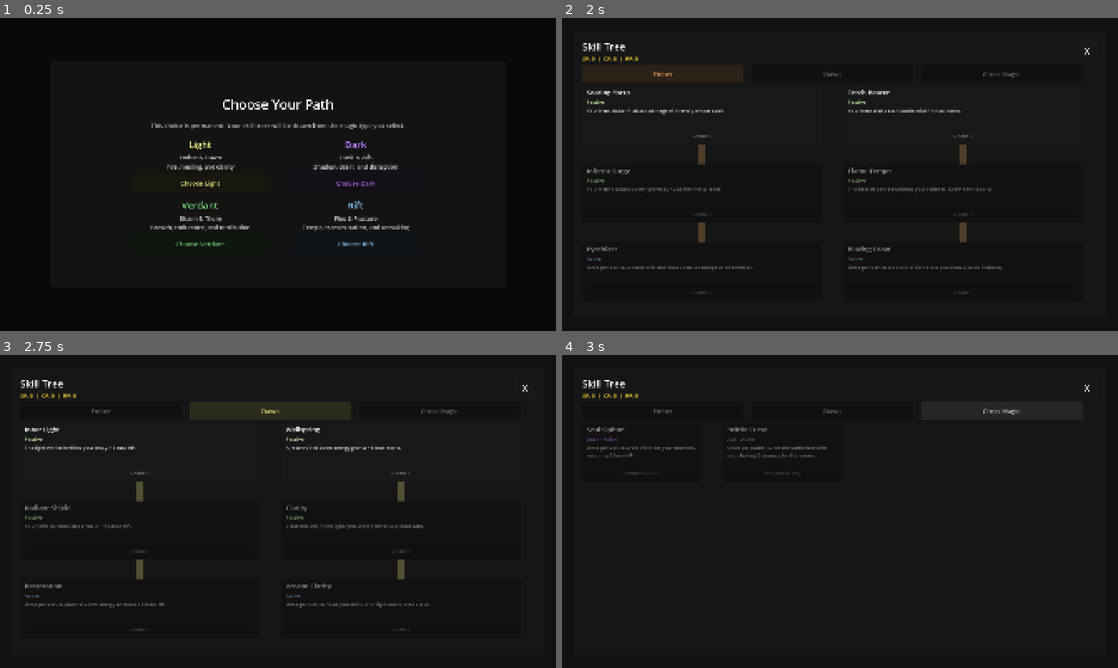
Above: before the commit, frames 1-4 (two rows, left to right).
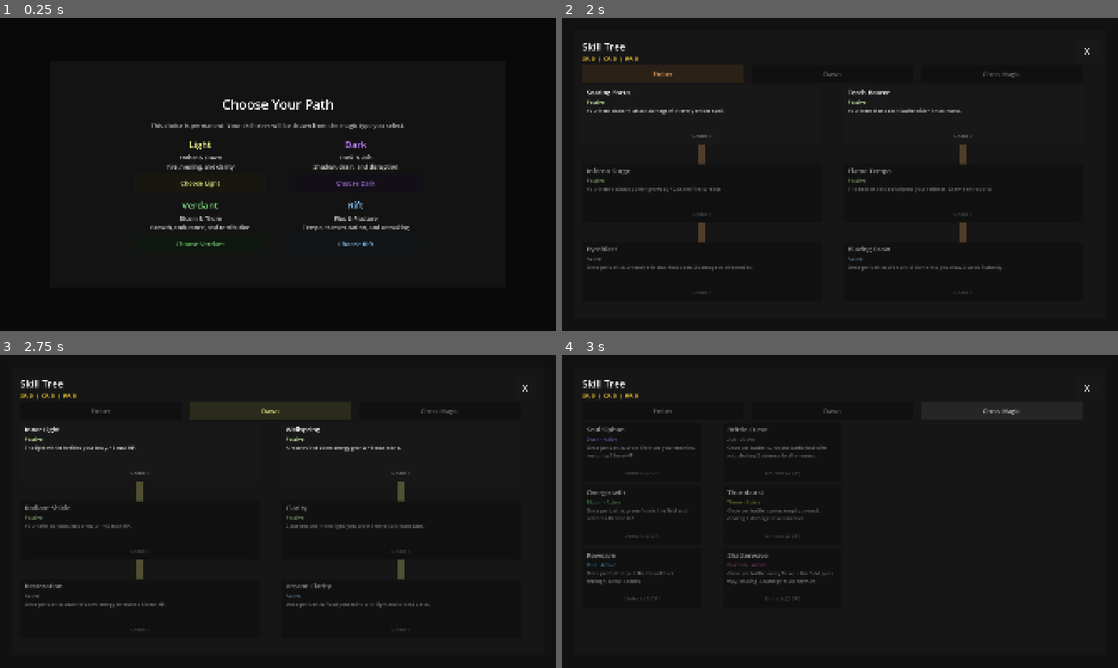
Above: after the commit, the same moments.

Repository: ChrisPauly97/pear-pudding-godot
Game: Godot game, scene res://scenes/ui/SkillTreeScene.tscn
Two runs of this game, one before a commit and one after it. Both use one fixed random seed, a clock stepped at 60 frames per second and the inputs below. This scene is started directly instead of the project's main scene. Sound files missing from this copy of the repository are replaced by a short silence.
Inputs:
- Up to frame 1 (0.25 s): no input
- Up to frame 2 (2 s): click "Choose Light" at 0.5 s; click "Ember" at 1.25 s
- Up to frame 3 (2.75 s): click "Dawn" at 2 s
- Up to frame 4 (3 s): click "Cross-Magic" at 2.75 s

Frames 1-3 are identical in both runs. In frame 4, 0.9% of the frame differs, in the area x 4-49%, y 43-79%.

Commit message:
TID-476: Bloom / Thorn / Flux / Fracture skill resources
24 SkillData resources (6 per branch) giving Verdant and Rift the same
two three-deep prerequisite chains every existing branch uses, with one
cross-purchasable active per branch.

Effect magnitudes mirror the Light/Dark skill at the same tree position,
so the new trees are power-neutral. No new effect_type values: BattleScene
already applies all four passive and all four active types generically.

Co-Authored-By: Claude Opus 5 <noreply@anthropic.com>
Claude-Session: https://claude.ai/code/session_019J33aZ23avcKSt8nRMn1AX

Diff:
--- a/autoloads/SkillRegistry.gd
+++ b/autoloads/SkillRegistry.gd
@@ -5,6 +5,30 @@
 # scanner includes these files in the Android APK. Add a line here whenever a
 # new skill .tres is created.
 const _S_ASH_BONE_ARMOUR     := preload("res://data/skills/ash_bone_armour.tres")
+const _S_BLOOM_BOUNTIFUL_HARVEST   := preload("res://data/skills/bloom_bountiful_harvest.tres")
+const _S_BLOOM_DEEP_ROOTS          := preload("res://data/skills/bloom_deep_roots.tres")
+const _S_BLOOM_FIRST_SHOOTS        := preload("res://data/skills/bloom_first_shoots.tres")
+const _S_BLOOM_OVERGROWTH          := preload("res://data/skills/bloom_overgrowth.tres")
+const _S_BLOOM_SEEDLING            := preload("res://data/skills/bloom_seedling.tres")
+const _S_BLOOM_SUNWARD_REACH       := preload("res://data/skills/bloom_sunward_reach.tres")
+const _S_FLUX_KINETIC_CHARGE       := preload("res://data/skills/flux_kinetic_charge.tres")
+const _S_FLUX_LEYWARD_FOCUS        := preload("res://data/skills/flux_leyward_focus.tres")
+const _S_FLUX_MANA_SURGE           := preload("res://data/skills/flux_mana_surge.tres")
+const _S_FLUX_PHASE_SHIFT          := preload("res://data/skills/flux_phase_shift.tres")
+const _S_FLUX_REWEAVE              := preload("res://data/skills/flux_reweave.tres")
+const _S_FLUX_UNSTABLE_FORM        := preload("res://data/skills/flux_unstable_form.tres")
+const _S_FRACTURE_FAULT_LINE       := preload("res://data/skills/fracture_fault_line.tres")
+const _S_FRACTURE_HAIRLINE_CRACK   := preload("res://data/skills/fracture_hairline_crack.tres")
+const _S_FRACTURE_HOLLOW_CORE      := preload("res://data/skills/fracture_hollow_core.tres")
+const _S_FRACTURE_SCAVENGED_SHARDS := preload("res://data/skills/fracture_scavenged_shards.tres")
+const _S_FRACTURE_SHATTERWAVE      := preload("res://data/skills/fracture_shatterwave.tres")
+const _S_FRACTURE_SPLINTERING      := preload("res://data/skills/fracture_splintering.tres")
+const _S_THORN_BARBED_GROWTH       := preload("res://data/skills/thorn_barbed_growth.tres")
+const _S_THORN_BRAMBLE_WALL        := preload("res://data/skills/thorn_bramble_wall.tres")
+const _S_THORN_RAMPANT_VINES       := preload("res://data/skills/thorn_rampant_vines.tres")
+const _S_THORN_SECOND_BLOOM        := preload("res://data/skills/thorn_second_bloom.tres")
+const _S_THORN_THORNBURST          := preload("res://data/skills/thorn_thornburst.tres")
+const _S_THORN_WILD_SAP            := preload("res://data/skills/thorn_wild_sap.tres")
 const _S_ASH_BRITTLE_CURSE   := preload("res://data/skills/ash_brittle_curse.tres")
 const _S_ASH_BRITTLE_EDGE    := preload("res://data/skills/ash_brittle_edge.tres")
 const _S_ASH_CINDERHEART     := preload("res://data/skills/ash_cinderheart.tres")
@@ -45,6 +69,18 @@
 		_S_DUSK_SHADOW_WELL, _S_DUSK_SOUL_SIPHON, _S_DUSK_VOID_TEMPO,
 		_S_EMBER_BLAZING_DRAW, _S_EMBER_FLAME_TEMPO, _S_EMBER_INFERNO_SURGE,
 		_S_EMBER_PYROBLAST, _S_EMBER_SEARING_FOCUS, _S_EMBER_TORCH_BEARER,
+		_S_BLOOM_BOUNTIFUL_HARVEST, _S_BLOOM_DEEP_ROOTS,
+		_S_BLOOM_FIRST_SHOOTS, _S_BLOOM_OVERGROWTH,
+		_S_BLOOM_SEEDLING, _S_BLOOM_SUNWARD_REACH,
+		_S_THORN_BARBED_GROWTH, _S_THORN_BRAMBLE_WALL,
+		_S_THORN_RAMPANT_VINES, _S_THORN_SECOND_BLOOM,
+		_S_THORN_THORNBURST, _S_THORN_WILD_SAP,
+		_S_FLUX_KINETIC_CHARGE, _S_FLUX_LEYWARD_FOCUS,
+		_S_FLUX_MANA_SURGE, _S_FLUX_PHASE_SHIFT,
+		_S_FLUX_REWEAVE, _S_FLUX_UNSTABLE_FORM,
+		_S_FRACTURE_FAULT_LINE, _S_FRACTURE_HAIRLINE_CRACK,
+		_S_FRACTURE_HOLLOW_CORE, _S_FRACTURE_SCAVENGED_SHARDS,
+		_S_FRACTURE_SHATTERWAVE, _S_FRACTURE_SPLINTERING,
 	], "SkillRegistry")
 
 static func get_skill(id: String) -> SkillData:
--- a/data/SkillData.gd
+++ b/data/SkillData.gd
@@ -12,7 +12,8 @@
 @export var prerequisites: Array[String] = []
 @export var tree_row: int = 0
 @export var tree_col: int = 0
-## "ember", "dawn", "dusk", or "ash"
+## One of the eight branches in MagicTypes.TYPES: "ember"/"dawn" (Light),
+## "dusk"/"ash" (Dark), "bloom"/"thorn" (Verdant), "flux"/"fracture" (Rift).
 @export var magic_branch: String = ""
 ## 0 = not cross-purchasable. >0 = costs this many corruption/redemption points.
 @export var alt_cost: int = 0
--- /dev/null
+++ b/data/skills/bloom_bountiful_harvest.tres
@@ -0,0 +1,17 @@
+[gd_resource type="Resource" script_class="SkillData" load_steps=2 format=3 uid="uid://92uz8aauz395"]
+
+[ext_resource type="Script" path="res://data/SkillData.gd" id="1_bloom_bountiful_harvest"]
+
+[resource]
+script = ExtResource("1_bloom_bountiful_harvest")
+id = "bloom_bountiful_harvest"
+display_name = "Bountiful Harvest"
+description = "Once per battle: everything you planted comes due at once. Gain 4 mana."
+skill_type = "active"
+effect_type = "active_mana"
+effect_value = 4
+prerequisites = ["bloom_sunward_reach"]
+tree_row = 2
+tree_col = 3
+magic_branch = "bloom"
+alt_cost = 0
--- /dev/null
+++ b/data/skills/bloom_deep_roots.tres
@@ -0,0 +1,17 @@
+[gd_resource type="Resource" script_class="SkillData" load_steps=2 format=3 uid="uid://184j0b2gd81m"]
+
+[ext_resource type="Script" path="res://data/SkillData.gd" id="1_bloom_deep_roots"]
+
+[resource]
+script = ExtResource("1_bloom_deep_roots")
+id = "bloom_deep_roots"
+display_name = "Deep Roots"
+description = "You draw strength from the ground itself. +15 max HP."
+skill_type = "passive"
+effect_type = "passive_hp"
+effect_value = 15
+prerequisites = ["bloom_seedling"]
+tree_row = 1
+tree_col = 0
+magic_branch = "bloom"
+alt_cost = 0
--- /dev/null
+++ b/data/skills/bloom_first_shoots.tres
@@ -0,0 +1,17 @@
+[gd_resource type="Resource" script_class="SkillData" load_steps=2 format=3 uid="uid://lgfzn2aviv7x"]
+
+[ext_resource type="Script" path="res://data/SkillData.gd" id="1_bloom_first_shoots"]
+
+[resource]
+script = ExtResource("1_bloom_first_shoots")
+id = "bloom_first_shoots"
+display_name = "First Shoots"
+description = "Something is always growing. Your hero starts each battle with +1 max mana."
+skill_type = "passive"
+effect_type = "passive_mana"
+effect_value = 1
+prerequisites = []
+tree_row = 0
+tree_col = 3
+magic_branch = "bloom"
+alt_cost = 0
--- /dev/null
+++ b/data/skills/bloom_overgrowth.tres
@@ -0,0 +1,17 @@
+[gd_resource type="Resource" script_class="SkillData" load_steps=2 format=3 uid="uid://k62v4j7oc0cc"]
+
+[ext_resource type="Script" path="res://data/SkillData.gd" id="1_bloom_overgrowth"]
+
+[resource]
+script = ExtResource("1_bloom_overgrowth")
+id = "bloom_overgrowth"
+display_name = "Overgrowth"
+description = "Once per battle: green floods the field and restores 10 hero HP."
+skill_type = "active"
+effect_type = "active_heal"
+effect_value = 10
+prerequisites = ["bloom_deep_roots"]
+tree_row = 2
+tree_col = 0
+magic_branch = "bloom"
+alt_cost = 2
--- /dev/null
+++ b/data/skills/bloom_seedling.tres
@@ -0,0 +1,17 @@
+[gd_resource type="Resource" script_class="SkillData" load_steps=2 format=3 uid="uid://gr4d9jewxi76"]
+
+[ext_resource type="Script" path="res://data/SkillData.gd" id="1_bloom_seedling"]
+
+[resource]
+script = ExtResource("1_bloom_seedling")
+id = "bloom_seedling"
+display_name = "Seedling"
+description = "Life gathers wherever you stand. +8 max HP."
+skill_type = "passive"
+effect_type = "passive_hp"
+effect_value = 8
+prerequisites = []
+tree_row = 0
+tree_col = 0
+magic_branch = "bloom"
+alt_cost = 0
--- /dev/null
+++ b/data/skills/bloom_sunward_reach.tres
@@ -0,0 +1,17 @@
+[gd_resource type="Resource" script_class="SkillData" load_steps=2 format=3 uid="uid://wz4bwewgd2p2"]
+
+[ext_resource type="Script" path="res://data/SkillData.gd" id="1_bloom_sunward_reach"]
+
+[resource]
+script = ExtResource("1_bloom_sunward_reach")
+id = "bloom_sunward_reach"
+display_name = "Sunward Reach"
+description = "You turn toward what feeds you. Draw 1 extra card."
+skill_type = "passive"
+effect_type = "passive_draw"
+effect_value = 1
+prerequisites = ["bloom_first_shoots"]
+tree_row = 1
+tree_col = 3
+magic_branch = "bloom"
+alt_cost = 0
--- /dev/null
+++ b/data/skills/flux_kinetic_charge.tres
@@ -0,0 +1,17 @@
+[gd_resource type="Resource" script_class="SkillData" load_steps=2 format=3 uid="uid://fmcud8qb7e67"]
+
+[ext_resource type="Script" path="res://data/SkillData.gd" id="1_flux_kinetic_charge"]
+
+[resource]
+script = ExtResource("1_flux_kinetic_charge")
+id = "flux_kinetic_charge"
+display_name = "Kinetic Charge"
+description = "Motion you borrowed from somewhere else. +2 hero attack."
+skill_type = "passive"
+effect_type = "passive_atk"
+effect_value = 2
+prerequisites = ["flux_unstable_form"]
+tree_row = 1
+tree_col = 3
+magic_branch = "flux"
+alt_cost = 0
--- /dev/null
+++ b/data/skills/flux_leyward_focus.tres
@@ -0,0 +1,17 @@
+[gd_resource type="Resource" script_class="SkillData" load_steps=2 format=3 uid="uid://jd3vtna1kgum"]
+
+[ext_resource type="Script" path="res://data/SkillData.gd" id="1_flux_leyward_focus"]
+
+[resource]
+script = ExtResource("1_flux_leyward_focus")
+id = "flux_leyward_focus"
+display_name = "Leyward Focus"
+description = "You stand where the currents cross. +1 max mana."
+skill_type = "passive"
+effect_type = "passive_mana"
+effect_value = 1
+prerequisites = []
+tree_row = 0
+tree_col = 0
+magic_branch = "flux"
+alt_cost = 0
--- /dev/null
+++ b/data/skills/flux_mana_surge.tres
@@ -0,0 +1,17 @@
+[gd_resource type="Resource" script_class="SkillData" load_steps=2 format=3 uid="uid://a9jhqzfclp2d"]
+
+[ext_resource type="Script" path="res://data/SkillData.gd" id="1_flux_mana_surge"]
+
+[resource]
+script = ExtResource("1_flux_mana_surge")
+id = "flux_mana_surge"
+display_name = "Mana Surge"
+description = "Once per battle: the rift gives back everything at once. Gain 4 mana."
+skill_type = "active"
+effect_type = "active_mana"
+effect_value = 4
+prerequisites = ["flux_kinetic_charge"]
+tree_row = 2
+tree_col = 3
+magic_branch = "flux"
+alt_cost = 0
--- /dev/null
+++ b/data/skills/flux_phase_shift.tres
@@ -0,0 +1,17 @@
+[gd_resource type="Resource" script_class="SkillData" load_steps=2 format=3 uid="uid://fj04po4uwzyz"]
+
+[ext_resource type="Script" path="res://data/SkillData.gd" id="1_flux_phase_shift"]
+
+[resource]
+script = ExtResource("1_flux_phase_shift")
+id = "flux_phase_shift"
+display_name = "Phase Shift"
+description = "You are half a step out of the moment, and it shows you more. Draw 1 extra card."
+skill_type = "passive"
+effect_type = "passive_draw"
+effect_value = 1
+prerequisites = ["flux_leyward_focus"]
+tree_row = 1
+tree_col = 0
+magic_branch = "flux"
+alt_cost = 0
--- /dev/null
+++ b/data/skills/flux_reweave.tres
@@ -0,0 +1,17 @@
+[gd_resource type="Resource" script_class="SkillData" load_steps=2 format=3 uid="uid://3tt0f8hnou4p"]
+
+[ext_resource type="Script" path="res://data/SkillData.gd" id="1_flux_reweave"]
+
+[resource]
+script = ExtResource("1_flux_reweave")
+id = "flux_reweave"
+display_name = "Reweave"
+description = "Once per battle: pull the thread back through. Draw 3 cards."
+skill_type = "active"
+effect_type = "active_draw"
+effect_value = 3
+prerequisites = ["flux_phase_shift"]
+tree_row = 2
+tree_col = 0
+magic_branch = "flux"
+alt_cost = 2
--- /dev/null
+++ b/data/skills/flux_unstable_form.tres
@@ -0,0 +1,17 @@
+[gd_resource type="Resource" script_class="SkillData" load_steps=2 format=3 uid="uid://avrs1a6hzp1v"]
+
+[ext_resource type="Script" path="res://data/SkillData.gd" id="1_flux_unstable_form"]
+
+[resource]
+script = ExtResource("1_flux_unstable_form")
+id = "flux_unstable_form"
+display_name = "Unstable Form"
+description = "Harder to hurt what will not hold still. +8 max HP."
+skill_type = "passive"
+effect_type = "passive_hp"
+effect_value = 8
+prerequisites = []
+tree_row = 0
+tree_col = 3
+magic_branch = "flux"
+alt_cost = 0
--- /dev/null
+++ b/data/skills/fracture_fault_line.tres
@@ -0,0 +1,17 @@
+[gd_resource type="Resource" script_class="SkillData" load_steps=2 format=3 uid="uid://xamwo06tqk6s"]
+
+[ext_resource type="Script" path="res://data/SkillData.gd" id="1_fracture_fault_line"]
+
+[resource]
+script = ExtResource("1_fracture_fault_line")
+id = "fracture_fault_line"
+display_name = "Fault Line"
+description = "Power leaks from the seam and you stand in it. +1 max mana."
+skill_type = "passive"
+effect_type = "passive_mana"
+effect_value = 1
+prerequisites = ["fracture_hollow_core"]
+tree_row = 1
+tree_col = 3
+magic_branch = "fracture"
+alt_cost = 0
--- /dev/null
+++ b/data/skills/fracture_hairline_crack.tres
@@ -0,0 +1,17 @@
+[gd_resource type="Resource" script_class="SkillData" load_steps=2 format=3 uid="uid://7oolb464g93c"]
+
+[ext_resource type="Script" path="res://data/SkillData.gd" id="1_fracture_hairline_crack"]
+
+[resource]
+script = ExtResource("1_fracture_hairline_crack")
+id = "fracture_hairline_crack"
+display_name = "Hairline Crack"
+description = "You learn where things are already failing. +1 hero attack."
+skill_type = "passive"
+effect_type = "passive_atk"
+effect_value = 1
+prerequisites = []
+tree_row = 0
+tree_col = 0
+magic_branch = "fracture"
+alt_cost = 0
--- /dev/null
+++ b/data/skills/fracture_hollow_core.tres
@@ -0,0 +1,17 @@
+[gd_resource type="Resource" script_class="SkillData" load_steps=2 format=3 uid="uid://rsj3pv4jdn4n"]
+
+[ext_resource type="Script" path="res://data/SkillData.gd" id="1_fracture_hollow_core"]
+
+[resource]
+script = ExtResource("1_fracture_hollow_core")
+id = "fracture_hollow_core"
+display_name = "Hollow Core"
+description = "There is less of you for anything to reach. +8 max HP."
+skill_type = "passive"
+effect_type = "passive_hp"
+effect_value = 8
+prerequisites = []
+tree_row = 0
+tree_col = 3
+magic_branch = "fracture"
+alt_cost = 0
--- /dev/null
+++ b/data/skills/fracture_scavenged_shards.tres
@@ -0,0 +1,17 @@
+[gd_resource type="Resource" script_class="SkillData" load_steps=2 format=3 uid="uid://747vnqw4uqv3"]
+
+[ext_resource type="Script" path="res://data/SkillData.gd" id="1_fracture_scavenged_shards"]
+
+[resource]
+script = ExtResource("1_fracture_scavenged_shards")
+id = "fracture_scavenged_shards"
+display_name = "Scavenged Shards"
+description = "Once per battle: gather what came loose. Draw 2 cards."
+skill_type = "active"
+effect_type = "active_draw"
+effect_value = 2
+prerequisites = ["fracture_fault_line"]
+tree_row = 2
+tree_col = 3
+magic_branch = "fracture"
+alt_cost = 0
--- /dev/null
+++ b/data/skills/fracture_shatterwave.tres
@@ -0,0 +1,17 @@
+[gd_resource type="Resource" script_class="SkillData" load_steps=2 format=3 uid="uid://kt5ndepa6fu6"]
+
+[ext_resource type="Script" path="res://data/SkillData.gd" id="1_fracture_shatterwave"]
+
+[resource]
+script = ExtResource("1_fracture_shatterwave")
+id = "fracture_shatterwave"
+display_name = "Shatterwave"
+description = "Once per battle: every flaw on the field gives way, dealing 3 damage to all enemies."
+skill_type = "active"
+effect_type = "active_damage_all"
+effect_value = 3
+prerequisites = ["fracture_splintering"]
+tree_row = 2
+tree_col = 0
+magic_branch = "fracture"
+alt_cost = 2
--- /dev/null
+++ b/data/skills/fracture_splintering.tres
@@ -0,0 +1,17 @@
+[gd_resource type="Resource" script_class="SkillData" load_steps=2 format=3 uid="uid://w6yn4xuqy4w9"]
+
+[ext_resource type="Script" path="res://data/SkillData.gd" id="1_fracture_splintering"]
+
+[resource]
+script = ExtResource("1_fracture_splintering")
+id = "fracture_splintering"
+display_name = "Splintering"
+description = "One break becomes many on its own. +2 hero attack."
+skill_type = "passive"
+effect_type = "passive_atk"
+effect_value = 2
+prerequisites = ["fracture_hairline_crack"]
+tree_row = 1
+tree_col = 0
+magic_branch = "fracture"
+alt_cost = 0
--- /dev/null
+++ b/data/skills/thorn_barbed_growth.tres
@@ -0,0 +1,17 @@
+[gd_resource type="Resource" script_class="SkillData" load_steps=2 format=3 uid="uid://6tzxan741gxu"]
+
+[ext_resource type="Script" path="res://data/SkillData.gd" id="1_thorn_barbed_growth"]
+
+[resource]
+script = ExtResource("1_thorn_barbed_growth")
+id = "thorn_barbed_growth"
+display_name = "Barbed Growth"
+description = "What grows on you cuts what touches you. +1 hero attack."
+skill_type = "passive"
+effect_type = "passive_atk"
+effect_value = 1
+prerequisites = []
+tree_row = 0
+tree_col = 0
+magic_branch = "thorn"
+alt_cost = 0
--- /dev/null
+++ b/data/skills/thorn_bramble_wall.tres
@@ -0,0 +1,17 @@
+[gd_resource type="Resource" script_class="SkillData" load_steps=2 format=3 uid="uid://vhwxnta2ltun"]
+
+[ext_resource type="Script" path="res://data/SkillData.gd" id="1_thorn_bramble_wall"]
+
+[resource]
+script = ExtResource("1_thorn_bramble_wall")
+id = "thorn_bramble_wall"
+display_name = "Bramble Wall"
+description = "A thicket closes around you between blows. +12 max HP."
+skill_type = "passive"
+effect_type = "passive_hp"
+effect_value = 12
+prerequisites = ["thorn_barbed_growth"]
+tree_row = 1
+tree_col = 0
+magic_branch = "thorn"
+alt_cost = 0
--- /dev/null
+++ b/data/skills/thorn_rampant_vines.tres
@@ -0,0 +1,17 @@
+[gd_resource type="Resource" script_class="SkillData" load_steps=2 format=3 uid="uid://flyosu2wqrv0"]
+
+[ext_resource type="Script" path="res://data/SkillData.gd" id="1_thorn_rampant_vines"]
+
+[resource]
+script = ExtResource("1_thorn_rampant_vines")
+id = "thorn_rampant_vines"
+display_name = "Rampant Vines"
+description = "Nothing you grow stays where you put it. +2 hero attack."
+skill_type = "passive"
+effect_type = "passive_atk"
+effect_value = 2
+prerequisites = ["thorn_wild_sap"]
+tree_row = 1
+tree_col = 3
+magic_branch = "thorn"
+alt_cost = 0
--- /dev/null
+++ b/data/skills/thorn_second_bloom.tres
@@ -0,0 +1,17 @@
+[gd_resource type="Resource" script_class="SkillData" load_steps=2 format=3 uid="uid://szmnzy5xuqxl"]
+
+[ext_resource type="Script" path="res://data/SkillData.gd" id="1_thorn_second_bloom"]
+
+[resource]
+script = ExtResource("1_thorn_second_bloom")
+id = "thorn_second_bloom"
+display_name = "Second Bloom"
+description = "Once per battle: cut back to the root and return. Restore 6 hero HP."
+skill_type = "active"
+effect_type = "active_heal"
+effect_value = 6
+prerequisites = ["thorn_rampant_vines"]
+tree_row = 2
+tree_col = 3
+magic_branch = "thorn"
+alt_cost = 0
--- /dev/null
+++ b/data/skills/thorn_thornburst.tres
@@ -0,0 +1,17 @@
+[gd_resource type="Resource" script_class="SkillData" load_steps=2 format=3 uid="uid://4gizrar6m07k"]
+
+[ext_resource type="Script" path="res://data/SkillData.gd" id="1_thorn_thornburst"]
+
+[resource]
+script = ExtResource("1_thorn_thornburst")
+id = "thorn_thornburst"
+display_name = "Thornburst"
+description = "Once per battle: spines erupt outward, dealing 2 damage to all enemies."
+skill_type = "active"
+effect_type = "active_damage_all"
+effect_value = 2
+prerequisites = ["thorn_bramble_wall"]
+tree_row = 2
+tree_col = 0
+magic_branch = "thorn"
+alt_cost = 2
--- /dev/null
+++ b/data/skills/thorn_wild_sap.tres
@@ -0,0 +1,17 @@
+[gd_resource type="Resource" script_class="SkillData" load_steps=2 format=3 uid="uid://3yme7yvq2xgz"]
+
+[ext_resource type="Script" path="res://data/SkillData.gd" id="1_thorn_wild_sap"]
+
+[resource]
+script = ExtResource("1_thorn_wild_sap")
+id = "thorn_wild_sap"
+display_name = "Wild Sap"
+description = "Sap runs quick and bitter. +1 max mana."
+skill_type = "passive"
+effect_type = "passive_mana"
+effect_value = 1
+prerequisites = []
+tree_row = 0
+tree_col = 3
+magic_branch = "thorn"
+alt_cost = 0
Not shown, added: data/skills/bloom_bountiful_harvest.tres.uid
Not shown, added: data/skills/bloom_deep_roots.tres.uid
Not shown, added: data/skills/bloom_first_shoots.tres.uid
Not shown, added: data/skills/bloom_overgrowth.tres.uid
Not shown, added: data/skills/bloom_seedling.tres.uid
Not shown, added: data/skills/bloom_sunward_reach.tres.uid
Not shown, added: data/skills/flux_kinetic_charge.tres.uid
Not shown, added: data/skills/flux_leyward_focus.tres.uid
Not shown, added: data/skills/flux_mana_surge.tres.uid
Not shown, added: data/skills/flux_phase_shift.tres.uid
Not shown, added: data/skills/flux_reweave.tres.uid
Not shown, added: data/skills/flux_unstable_form.tres.uid
(and 12 more such lines)
